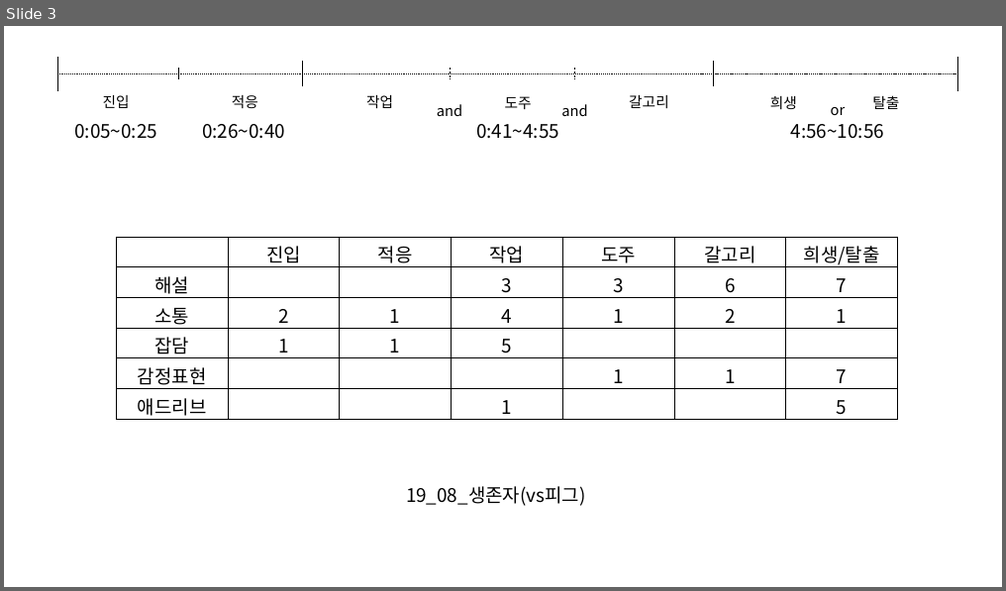
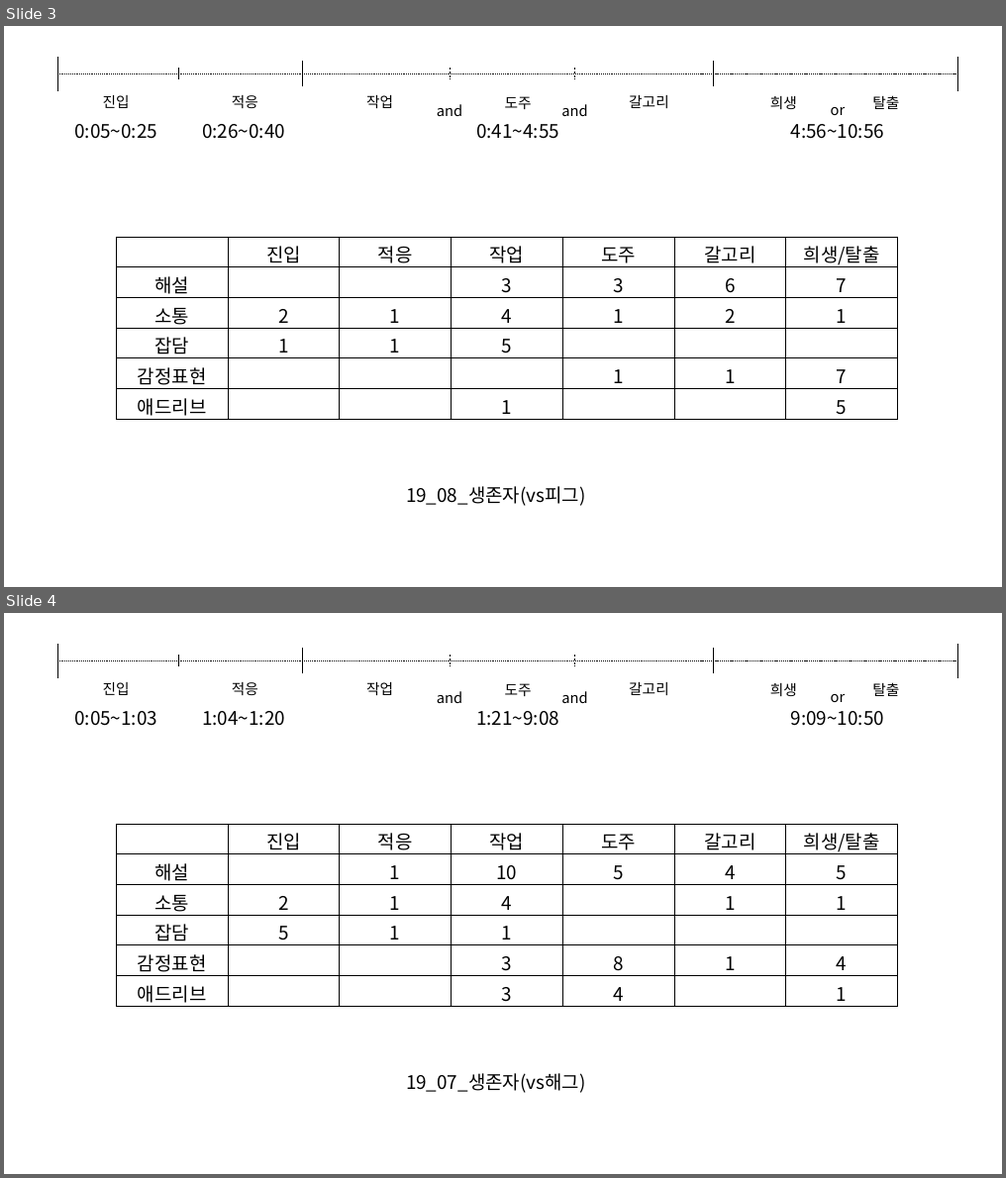
Before and after one commit to Bumizi/Thesis, a slide deck: DBD 분석/맵 분석/3. 콜드윈드 농장(★)/3. 썩은 들판(★)/종합(시간,멘트).pptx. Shown one above the other, each under a label of ours: slide 3 before the commit, slides 3 and 4 after it. The pictures are 1006x591 and 1006x1178 pixels, drawn with LibreOffice and Linux fonts; fonts in the diff are those of the drawing. Boxes give left, top, right and bottom in pixels: in the first picture for what was removed or moved away, otherwise in the second. Text is boxed around its words. In the diff, an @@ line names an element or a change of style, - is before the commit and + after.

```diff
--- a/DBD 분석/맵 분석/3. 콜드윈드 농장(★)/3. 썩은 들판(★)/종합(시간,멘트).pptx
+++ b/DBD 분석/맵 분석/3. 콜드윈드 농장(★)/3. 썩은 들판(★)/종합(시간,멘트).pptx
@@ slide 4 added at bbox=[4, 613, 1002, 1174], background #FFFFFF @@
@@ line added from (57, 644) to (57, 678), #000000 0.5 pt @@
@@ line added from (57, 661) to (958, 661), #000000 0.25 pt dashed @@
@@ line added from (178, 655) to (178, 666), #000000 0.5 pt @@
@@ line added from (303, 649) to (303, 673), #000000 0.5 pt @@
@@ line added from (450, 655) to (450, 666), #000000 0.5 pt dashed @@
@@ line added from (575, 655) to (575, 666), #000000 0.5 pt dashed @@
@@ line added from (713, 649) to (713, 673), #000000 0.5 pt @@
@@ line added from (958, 644) to (958, 678), #000000 0.5 pt @@
@@ text added at bbox=[103, 682, 130, 695], 14 pt, text #000000 @@
+진입
@@ text added at bbox=[232, 682, 258, 695], 14 pt, text #000000 @@
+적응
@@ text added at bbox=[366, 682, 393, 695], 14 pt, text #000000 @@
+작업
@@ text added at bbox=[437, 691, 462, 703], 14 pt, text #000000 @@
+and
@@ text added at bbox=[505, 683, 532, 696], 14 pt, text #000000 @@
+도주
@@ text added at bbox=[561, 691, 587, 703], 14 pt, text #000000 @@
+and
@@ text added at bbox=[629, 682, 669, 695], 14 pt, text #000000 @@
+갈고리
@@ text added at bbox=[770, 683, 797, 696], 14 pt, text #000000 @@
+희생
@@ text added at bbox=[831, 694, 846, 702], 14 pt, text #000000 @@
+or
@@ text added at bbox=[872, 682, 899, 696], 14 pt, text #000000 @@
+탈출
@@ text added at bbox=[74, 711, 157, 726], 18 pt, text #000000 @@
+0:05~1:03
@@ text added at bbox=[202, 711, 285, 726], 18 pt, text #000000 @@
+1:04~1:20
@@ text added at bbox=[476, 711, 559, 726], 18 pt, text #000000 @@
+1:21~9:08
@@ text added at bbox=[791, 711, 884, 726], 18 pt, text #000000 @@
+9:09~10:50
@@ table added at bbox=[116, 824, 897, 1007], 6 rows, 7 columns @@
+ | 진입 | 적응 | 작업 | 도주 | 갈고리 | 희생/탈출
+해설 |  | 1 | 10 | 5 | 4 | 5
+소통 | 2 | 1 | 4 |  | 1 | 1
+잡담 | 5 | 1 | 1 |  |  | 
+감정표현 |  |  | 3 | 8 | 1 | 4
+애드리브 |  |  | 3 | 4 |  | 1
@@ text added at bbox=[406, 1073, 586, 1093], 18 pt, text #000000 @@
+19_07_생존자(vs해그)
```
Also in this commit, not shown: 1 other slide added.
